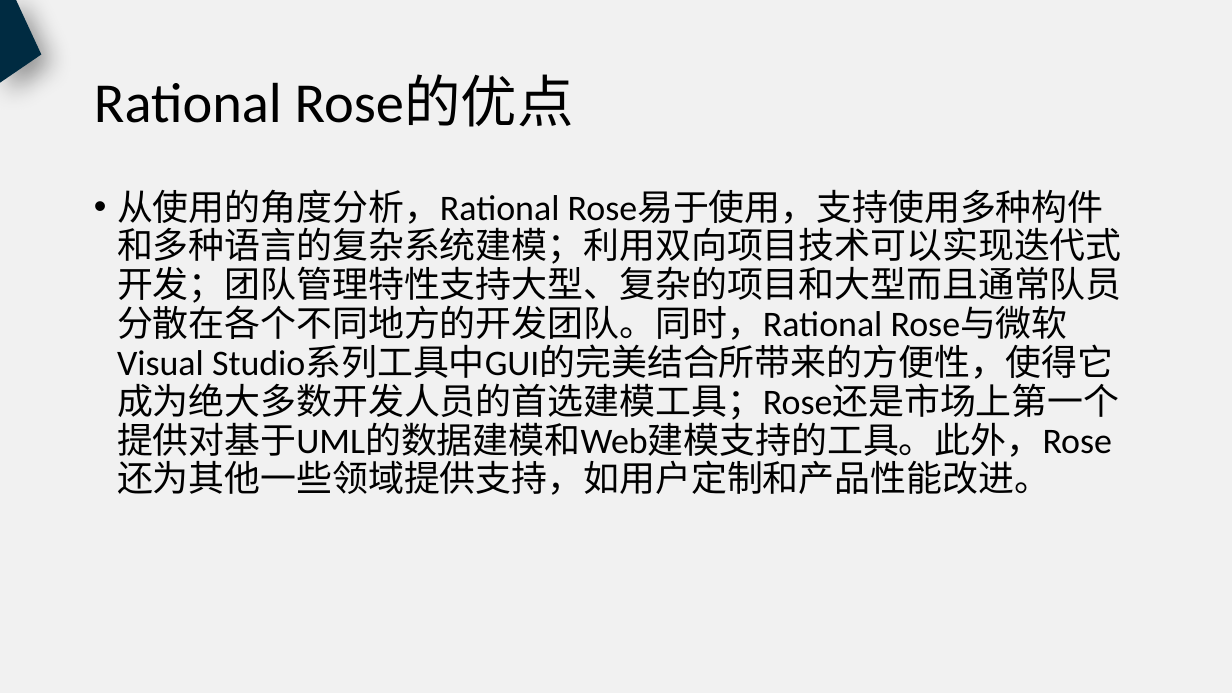
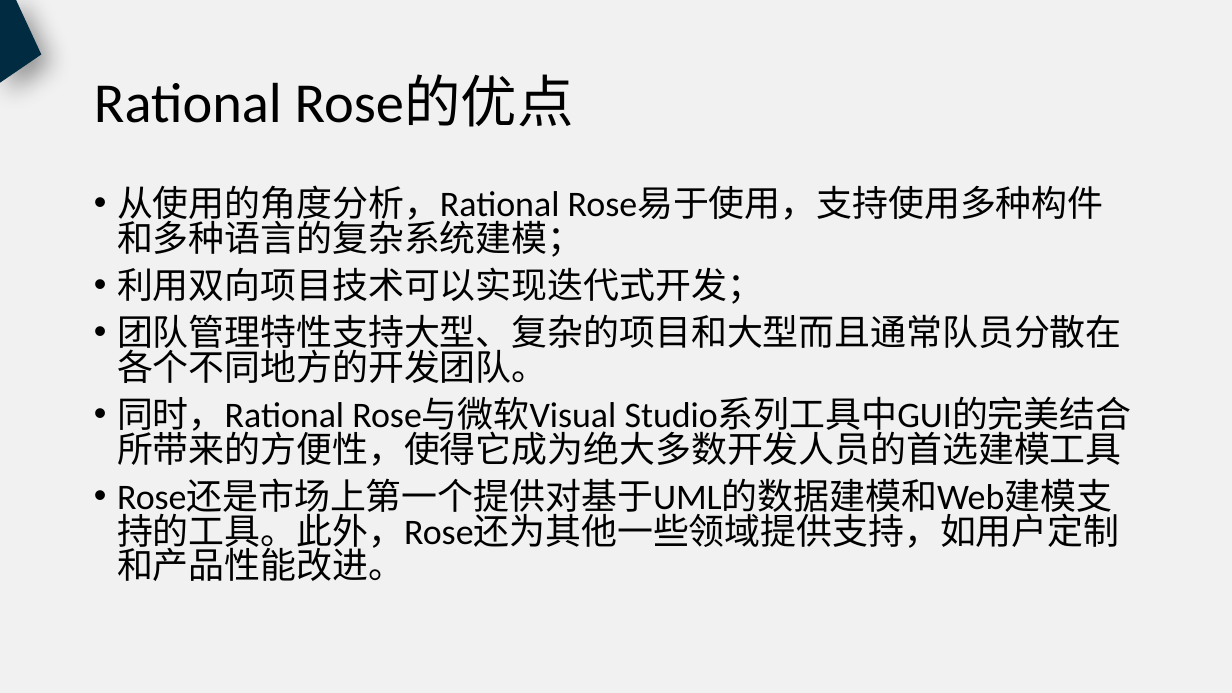
Before and after one commit to PRD2018-G18/PRD2018, a slide deck: slide 14 of 非受控文档/过程文档/UML工具/UML工具.pptx. Drawn at 1232x693 pixels with LibreOffice and Linux fonts; fonts in the diff are those of the drawing. Boxes give left, top, right and bottom in pixels: in the first picture for what was removed or moved away, otherwise in the second. Text is boxed around its words. In the diff, an @@ line names an element or a change of style, - is before the commit and + after.

```diff
--- a/非受控文档/过程文档/UML工具/UML工具.pptx
+++ b/非受控文档/过程文档/UML工具/UML工具.pptx
@@ text at [117,185,1122,581]: text changed @@
-• 从使用的角度分析，Rational Rose易于使用，支持使用多种构件和多种语言的复杂系统建模；利用双向项目技术可以实现迭代式开发；团队管理特性支持大型、复杂的项目和大型而且通常队员分散在各个不同地方的开发团队。同时，Rational Rose与微软Visual Studio系列工具中GUI的完美结合所带来的方便性，使得它成为绝大多数开发人员的首选建模工具；Rose还是市场上第一个提供对基于UML的数据建模和Web建模支持的工具。此外，Rose还为其他一些领域提供支持，如用户定制和产品性能改进。
+• 从使用的角度分析，Rational Rose易于使用，支持使用多种构件和多种语言的复杂系统建模；
+• 利用双向项目技术可以实现迭代式开发；
+• 团队管理特性支持大型、复杂的项目和大型而且通常队员分散在各个不同地方的开发团队。
+• 同时，Rational Rose与微软Visual Studio系列工具中GUI的完美结合所带来的方便性，使得它成为绝大多数开发人员的首选建模工具
+• Rose还是市场上第一个提供对基于UML的数据建模和Web建模支持的工具。此外，Rose还为其他一些领域提供支持，如用户定制和产品性能改进。
```
Also in this commit, not shown: 13 other slides changed, 1 slide added.
